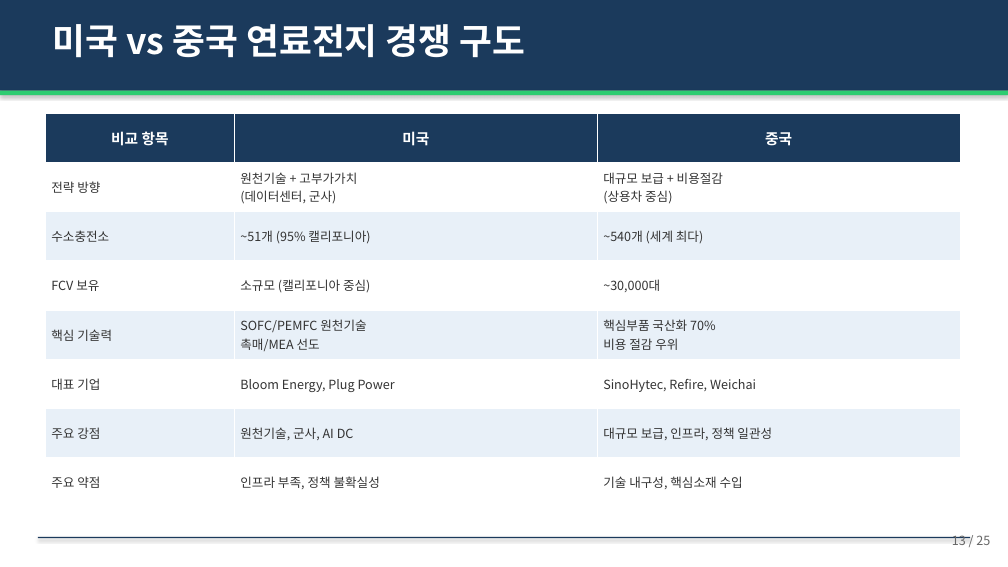
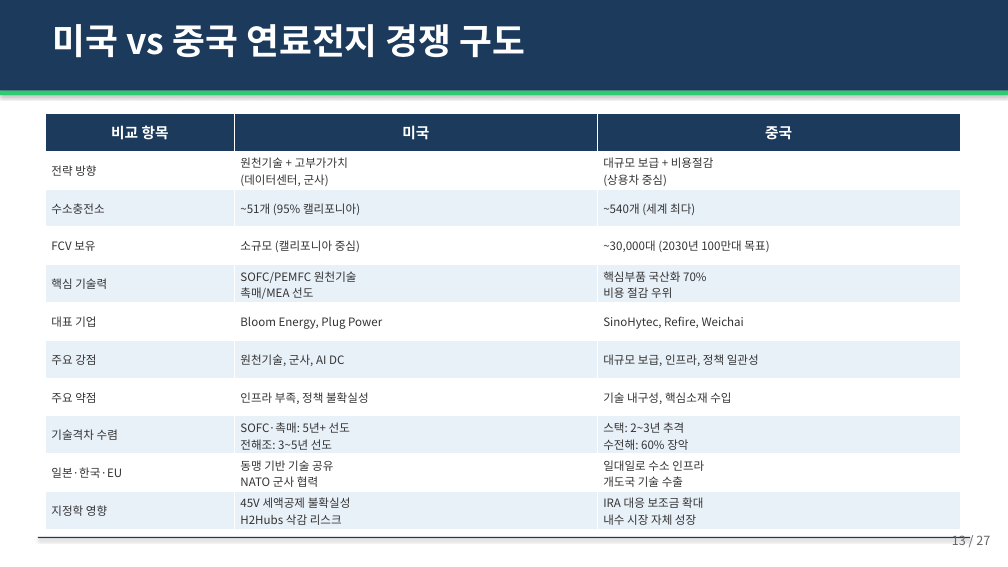
Before and after one commit to hpark1947/Hydrogen, a slide deck: slide 13 of 연료전지/연료전지_발표자료.pptx. Drawn at 1008x567 pixels with LibreOffice and Linux fonts; fonts in the diff are those of the drawing. Boxes give left, top, right and bottom in pixels: in the first picture for what was removed or moved away, otherwise in the second. Text is boxed around its words. In the diff, an @@ line names an element or a change of style, - is before the commit and + after.

```diff
--- a/연료전지/연료전지_발표자료.pptx
+++ b/연료전지/연료전지_발표자료.pptx
@@ table at <box>45,113,960,529</box> @@
-row 4, column 3: ~30,000대
+row 4, column 3: ~30,000대 (2030년 100만대 목표)
+row 9: 기술격차 수렴 | SOFC·촉매: 5년+ 선도 전해조: 3~5년 선도 | 스택: 2~3년 추격 수전해: 60% 장악
+row 10: 일본·한국·EU | 동맹 기반 기술 공유 NATO 군사 협력 | 일대일로 수소 인프라 개도국 기술 수출
+row 11: 지정학 영향 | 45V 세액공제 불확실성 H2Hubs 삭감 리스크 | IRA 대응 보조금 확대 내수 시장 자체 성장
@@ text at <box>952,535,990,545</box>: text changed @@
-13 / 25
+13 / 27
```
Also in this commit, not shown: 22 other slides changed, 3 slides added, 1 slide removed, 1 other file.
